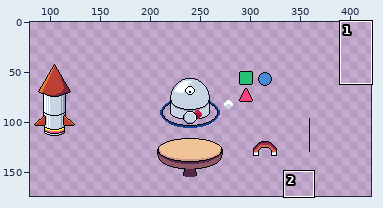
Two versions of one pixel-art file, ase/sprites.aseprite. Above, an overview of the earlier version with the close-up marked.
Close-up. As it was:
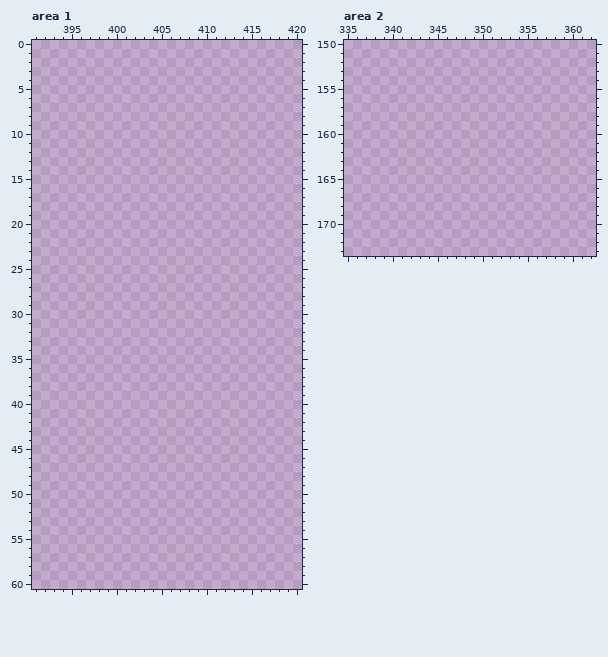
480x270 pixels, 1 frame. Shown: area 1: x 391..420, y 0..60; area 2: x 335..362, y 150..173. The wide view leaves out empty margins.
The result:
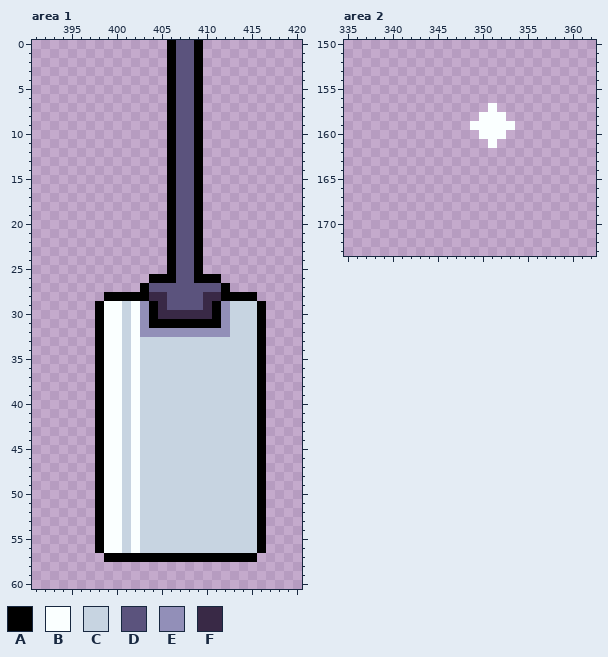
Palette (. is transparent): A #000000  B #faffff  C #c7d4e1  D #5b537d  E #928fb8  F #392946
Change:
layer "order-ui" added
layer "splash-particle-1" added
Changed rows in their new state; - is an unchanged pixel.
Area 1, layer "order-ui":
first column x 398:
 0 --------ADDA-------
 1 --------ADDA-------
 2 --------ADDA-------
 3 --------ADDA-------
 4 --------ADDA-------
 5 --------ADDA-------
 6 --------ADDA-------
 7 --------ADDA-------
 8 --------ADDA-------
 9 --------ADDA-------
10 --------ADDA-------
11 --------ADDA-------
12 --------ADDA-------
13 --------ADDA-------
14 --------ADDA-------
15 --------ADDA-------
16 --------ADDA-------
17 --------ADDA-------
18 --------ADDA-------
19 --------ADDA-------
20 --------ADDA-------
21 --------ADDA-------
22 --------ADDA-------
23 --------ADDA-------
24 --------ADDA-------
25 --------ADDA-------
26 ------AAADDAAA-----
27 -----ADDDDDDDDA----
28 -AAAAAFFDDDDFFAAAA-
29 ABBCBEAFDDDDFAECCCA
30 ABBCBEAFFFFFFAECCCA
31 ABBCBEAAAAAAAAECCCA
32 ABBCBEEEEEEEEEECCCA
33 ABBCBCCCCCCCCCCCCCA
34 ABBCBCCCCCCCCCCCCCA
35 ABBCBCCCCCCCCCCCCCA
36 ABBCBCCCCCCCCCCCCCA
37 ABBCBCCCCCCCCCCCCCA
38 ABBCBCCCCCCCCCCCCCA
39 ABBCBCCCCCCCCCCCCCA
40 ABBCBCCCCCCCCCCCCCA
41 ABBCBCCCCCCCCCCCCCA
42 ABBCBCCCCCCCCCCCCCA
43 ABBCBCCCCCCCCCCCCCA
44 ABBCBCCCCCCCCCCCCCA
45 ABBCBCCCCCCCCCCCCCA
46 ABBCBCCCCCCCCCCCCCA
47 ABBCBCCCCCCCCCCCCCA
48 ABBCBCCCCCCCCCCCCCA
49 ABBCBCCCCCCCCCCCCCA
50 ABBCBCCCCCCCCCCCCCA
51 ABBCBCCCCCCCCCCCCCA
52 ABBCBCCCCCCCCCCCCCA
53 ABBCBCCCCCCCCCCCCCA
54 ABBCBCCCCCCCCCCCCCA
55 ABBCBCCCCCCCCCCCCCA
56 ABBCBCCCCCCCCCCCCCA
57 -AAAAAAAAAAAAAAAAA-
Area 2, layer "splash-particle-1":
first column x 349:
157 --B--
158 -BBB-
159 BBBBB
160 -BBB-
161 --B--
Boxes around the changes in both close-ups, in picture pixels (x1, y1, x2, y2):
added: (95, 40, 266, 562)
added: (470, 103, 515, 148)
